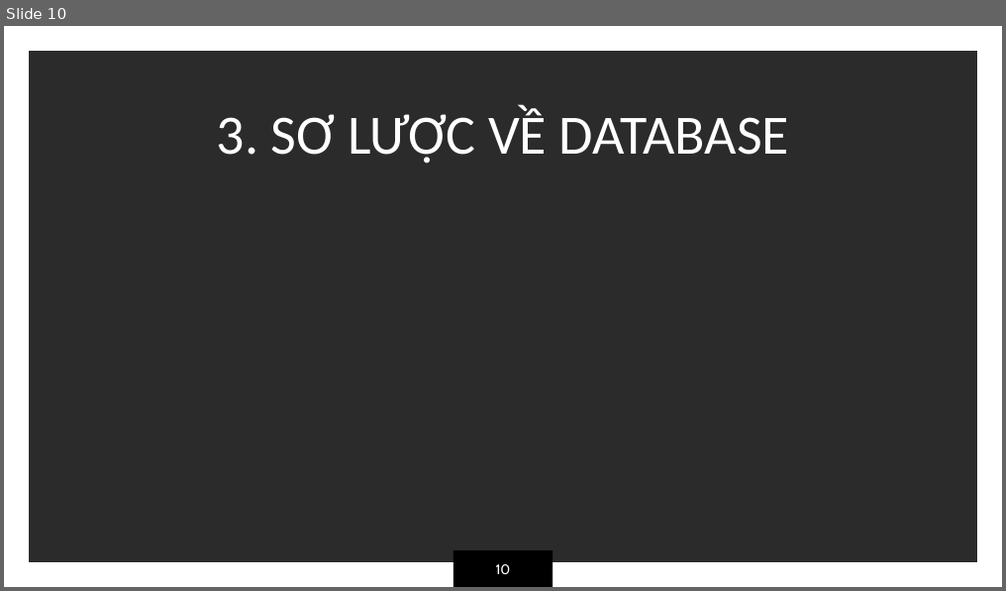
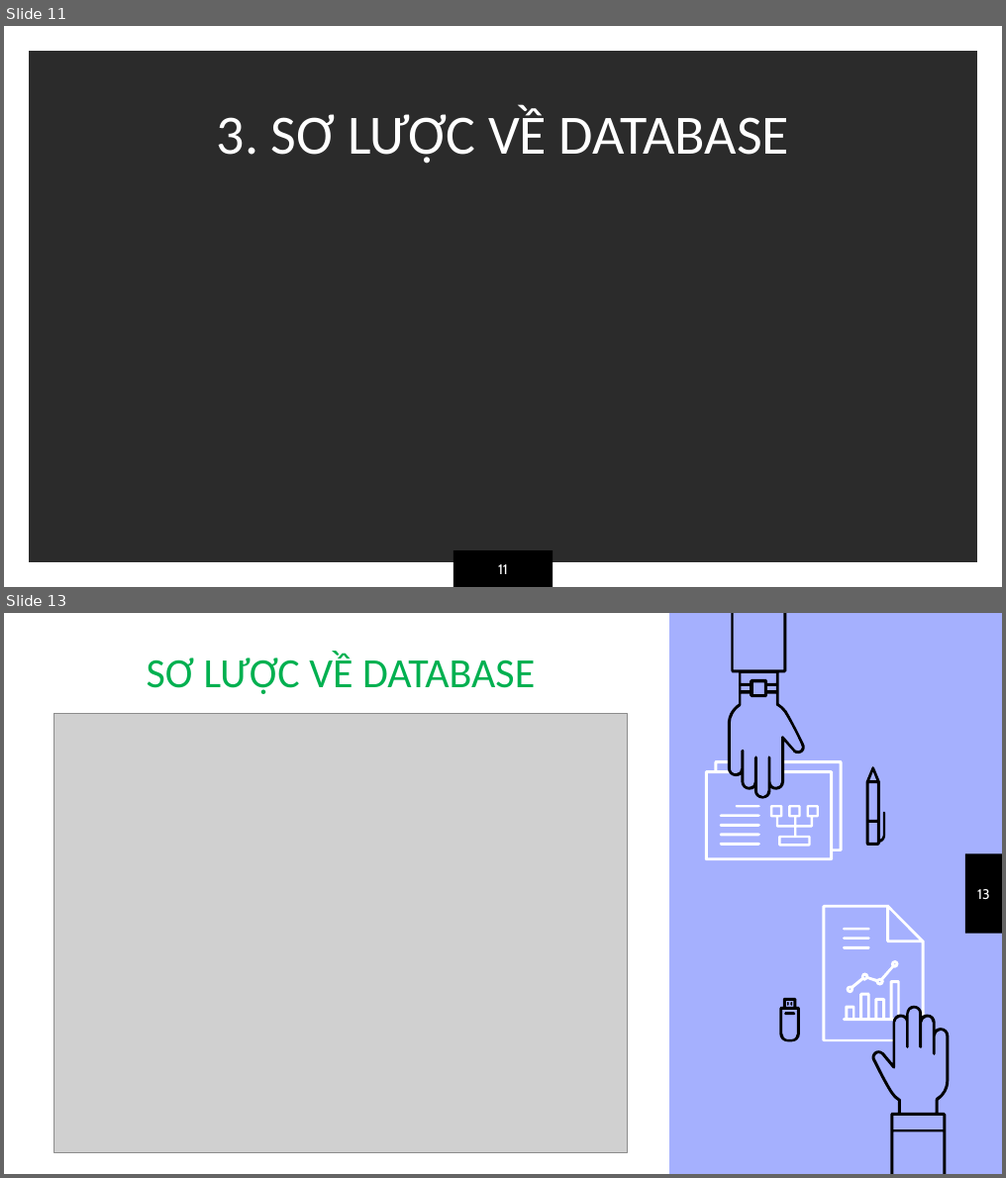
Before and after one commit to thuypt102/Practice-teamwork-01, a slide deck: Quản lý bãi đỗ xe.pptx. Shown one above the other, each under a label of ours: slide 10 before the commit, slides 11 and 13 after it; the slides between them are not shown. The pictures are 1006x591 and 1006x1178 pixels, drawn with LibreOffice and Linux fonts; fonts in the diff are those of the drawing; grey boxes stand for pictures; background and template pictures are left out; a plain dark background stands for a picture behind light text. Boxes give left, top, right and bottom in pixels: in the first picture for what was removed or moved away, otherwise in the second. Text is boxed around its words. In the diff, an @@ line names an element or a change of style, - is before the commit and + after.

```diff
--- a/Quản lý bãi đỗ xe.pptx
+++ b/Quản lý bãi đỗ xe.pptx
@@ slide 13 added at (4, 613, 1002, 1174), background #A5B0FE @@
@@ rectangle added at (4, 613, 669, 1173), fill #FFFFFF @@
@@ group added at (705, 613, 885, 861): 9 freeform shapes @@
@@ title added at (147, 654, 535, 694), 30 pt, text #00B050 @@
+SƠ LƯỢC VỀ DATABASE
@@ picture added at (54, 714, 628, 1153) @@
@@ rectangle added at (965, 855, 1002, 935), fill #000000 @@
@@ page number added at (977, 889, 990, 899), 10 pt, text #FFFFFF @@
+13
@@ group added at (779, 905, 949, 1174): 11 freeform shapes @@
@@ what was slide 10 is now slide 11 @@
@@ page number at (498, 565, 508, 574): text changed @@
-10
+11
```
Also in this commit, not shown: 16 slides changed, 5 other slides added, 1 slide removed.
